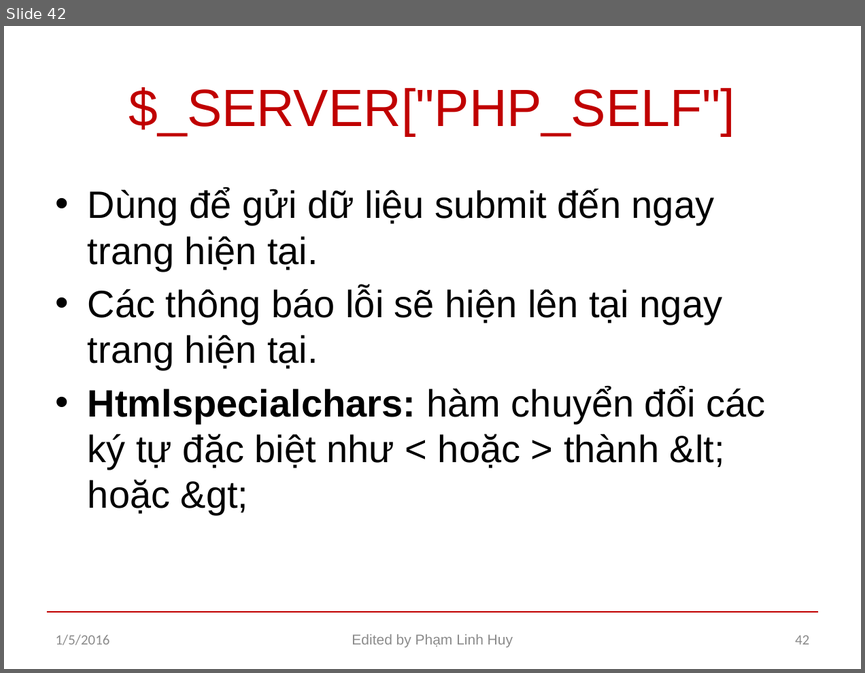
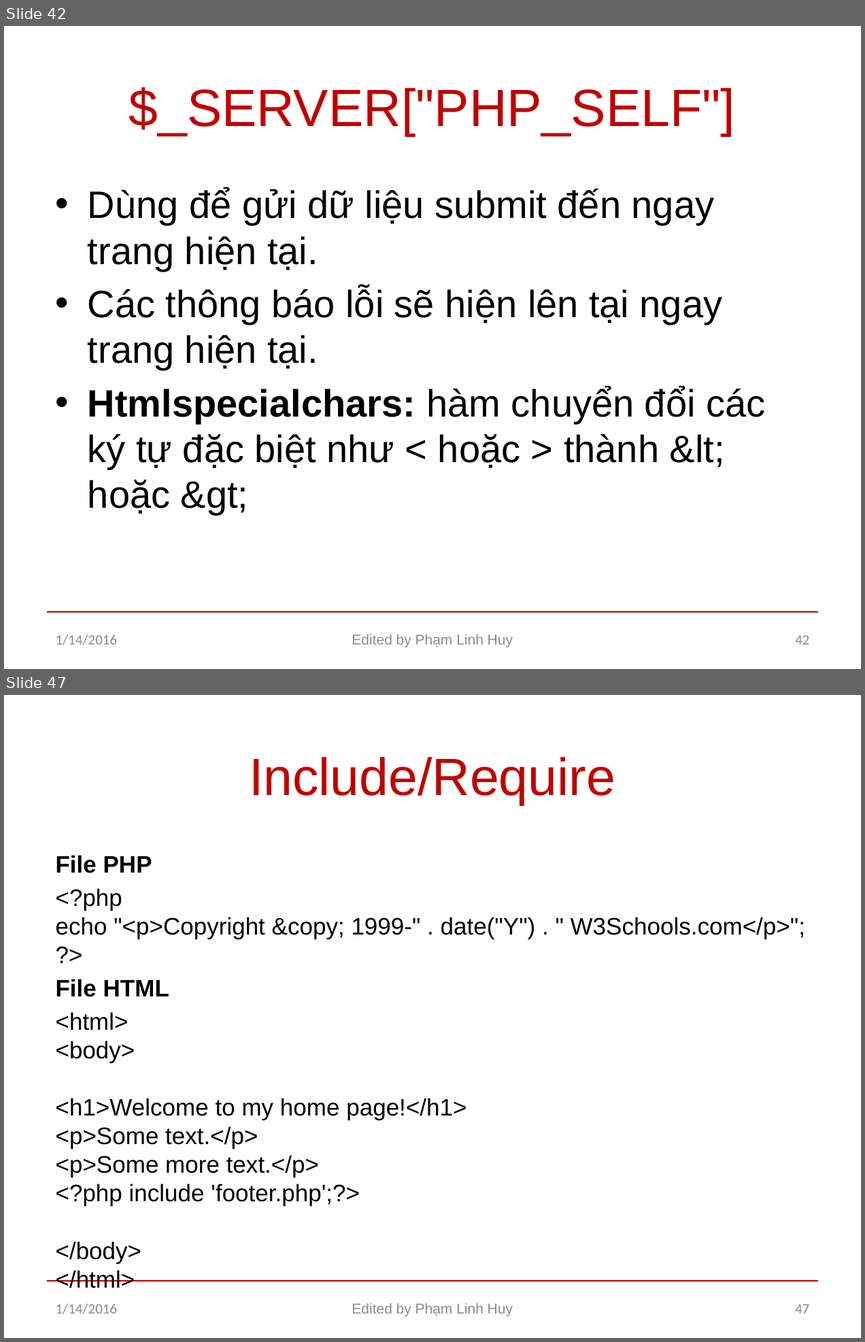
Before and after one commit to larryphamhuy/caodangnghe, a slide deck: PHP.pptx. Shown one above the other, each under a label of ours: slide 42 before the commit, slides 42 and 47 after it; the slides between them are not shown. The pictures are 865x673 and 865x1342 pixels, drawn with LibreOffice and Linux fonts; fonts in the diff are those of the drawing. Boxes give left, top, right and bottom in pixels: in the first picture for what was removed or moved away, otherwise in the second. Text is boxed around its words. In the diff, an @@ line names an element or a change of style, - is before the commit and + after.

```diff
--- a/PHP.pptx
+++ b/PHP.pptx
@@ slide 47 added at box(4, 695, 861, 1338), background #FFFFFF; not listed: 1 template element that a slide beside it also shows @@
@@ title added at box(249, 757, 615, 805), 44 pt, text #C00000 @@
+Include/Require
@@ text added at box(56, 855, 805, 1263), 20 pt, text #000000 @@
+File PHP
+<?php
+echo "<p>Copyright &copy; 1999-" . date("Y") . " W3Schools.com</p>";
+?>
+File HTML
+<html>
+<body>
+<h1>Welcome to my home page!</h1>
+<p>Some text.</p>
+<p>Some more text.</p>
+<?php include 'footer.php';?>
+</body>
+</html>
@@ text added at box(56, 1303, 118, 1314), 12 pt, text #8C8C8C @@
+1/14/2016
@@ text added at box(351, 1303, 513, 1316), 12 pt, text #8C8C8C @@
+Edited by Phạm Linh Huy
@@ page number added at box(795, 1304, 809, 1313), 12 pt, text #8C8C8C @@
+47
@@ slide 42 changed as well @@
@@ text at box(56, 634, 118, 645): text changed @@
-1/5/2016
+1/14/2016
```
Also in this commit, not shown: 41 other slides changed, 4 other slides added, 3 other files.
